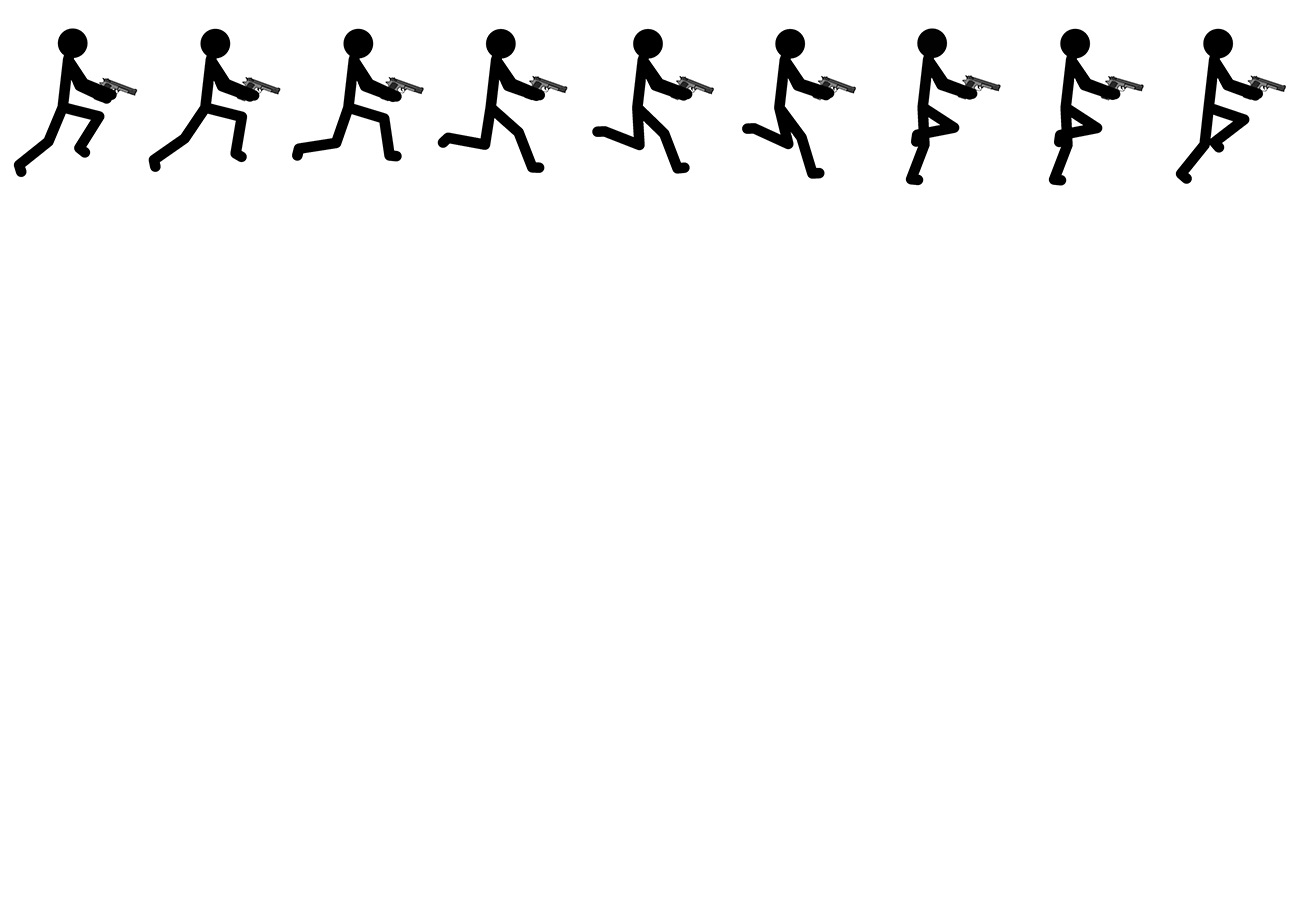
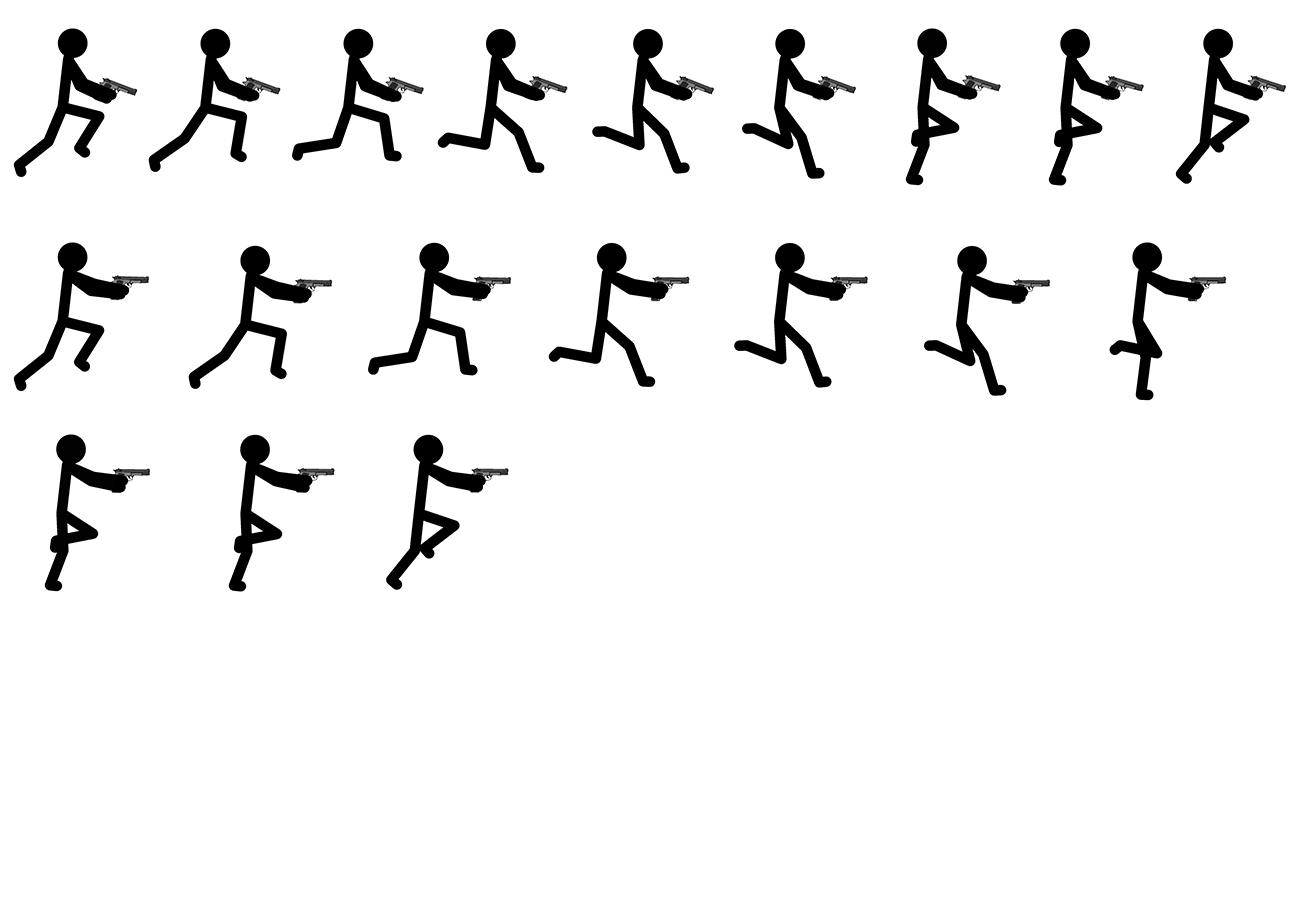
The second 1296 x 912 image is a revision of the first. Changes to its layers:
added layer "runningfiring9" above "runningfiring8" over [386, 434, 509, 590]
added layer "runningfiring8" above "runningfiring7" over [228, 434, 388, 592]
added layer "runningfiring7" above "runningfiring6" over [44, 434, 151, 592]
added layer "runningfiring6" above "runningfiring5" over [1109, 242, 1227, 401]
added layer "runningfiring5" above "runningfiring4" over [924, 245, 1051, 396]
added layer "runningfiring4" above "runningfiring3" over [734, 242, 868, 388]
added layer "runningfiring3" above "runningfiring2" over [548, 242, 744, 387]
added layer "runningfiring2" above "runningfiring1" over [368, 242, 566, 376]
added layer "runningfiring1" above "runningfiring0" over [188, 245, 387, 389]
added layer "runningfiring0" above "running9" over [13, 242, 204, 392]
